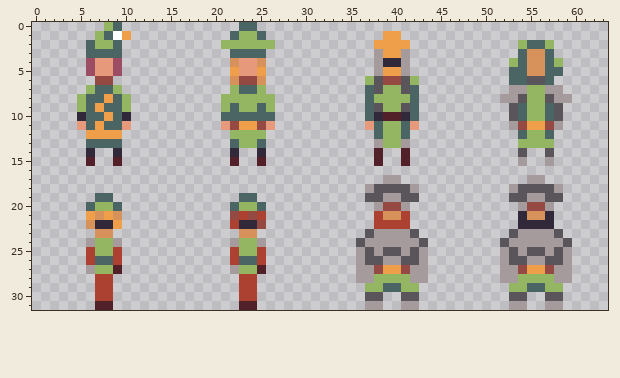
Pixel-art sprite, stored at Assets/Sprites/Player Chars.png. The picture above was drawn from the file before the commit.
The file is 64x32 pixels. Colours within 5 levels of each other are drawn and written as one.
After:
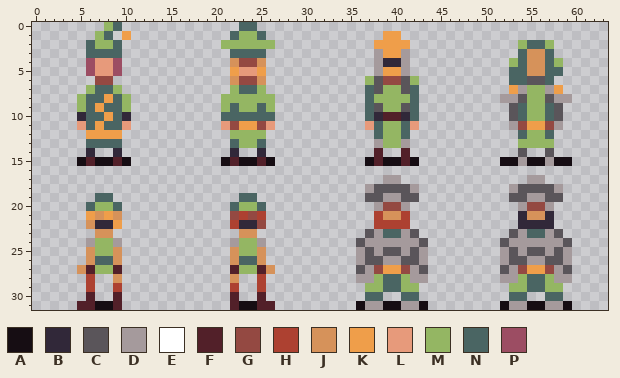
Palette (. is transparent): A #160d13  B #312839  C #5a555a  D #a59a9c  E #ffffff  F #522029  G #944942  H #ad4131  J #d6925a  K #ef9e4a  L #e79a7b  M #94b663  N #4a6563  P #9c4d63
What changed:
Changed rows in their new state; - is an unchanged pixel.
first column x 9:
 1 .-------------------------------------------------
 4 --------------GG----------------------------------
 7 --------------------------------------------K----K
first column x 5:
15 A-AA-A----------A-AA-A----------A-AA-A---------AA-AA-AA
first column x 5:
23 ----------------------------------NN--------------NN---
25 -J--J------------J--J----------------------------------
26 -J--J------------J--J----------------------------------
27 JF---------------F---J---------C------C--------C------C
28 -H..J------------J..H-------------NN--------------NN---
29 -H..H------------H..H----------------------------------
30 -F..F------------F..F-----------NN--NN----------NN--NN-
31 FFAAF------------FAAFF---------A--AA--A--------A--AA--A
